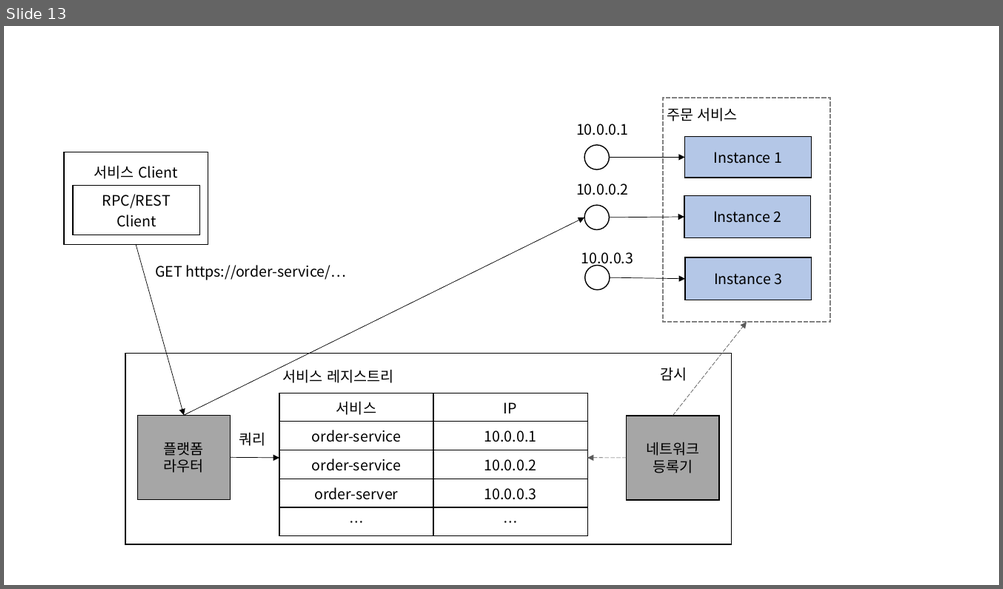
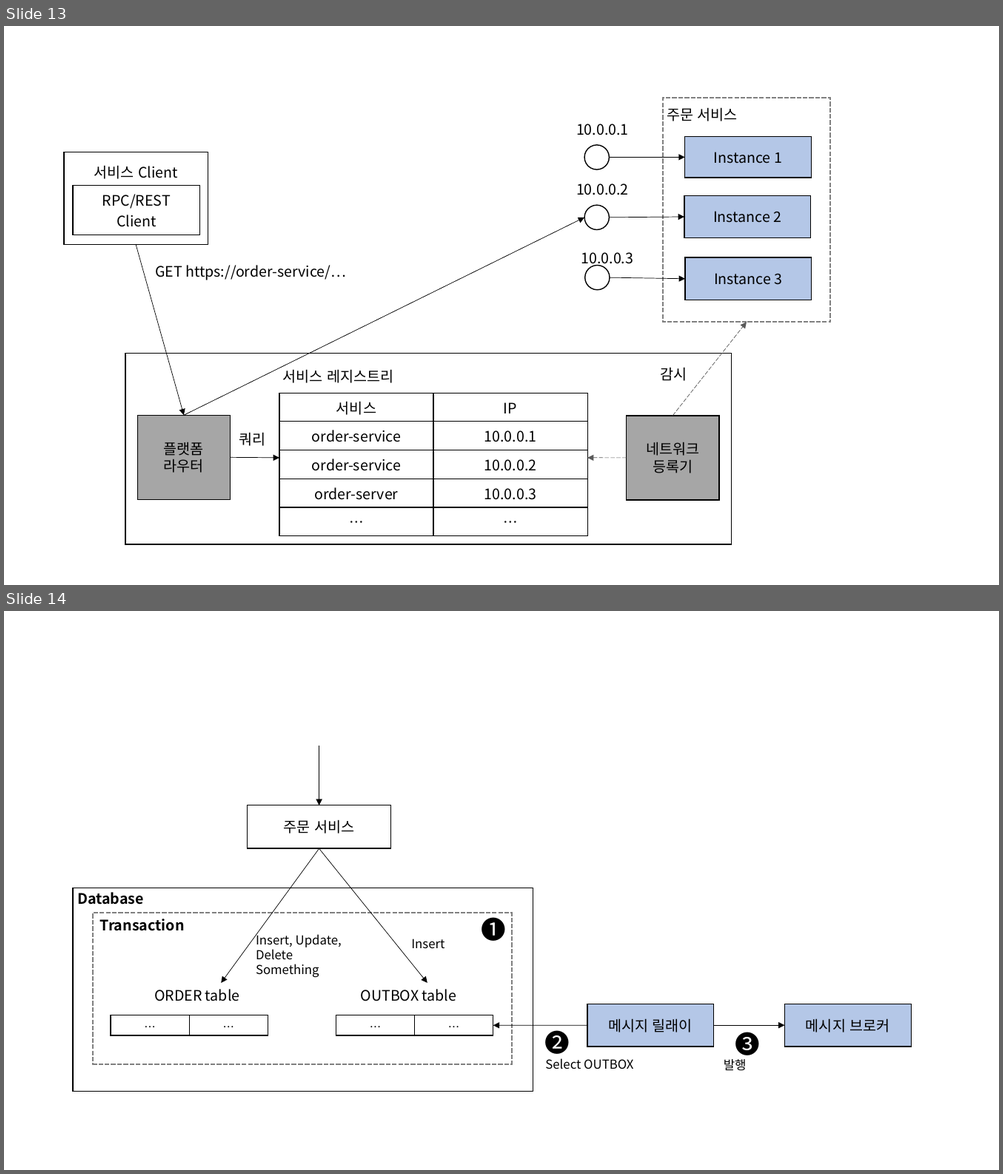
Before and after one commit to sanggi-wjg/my_study, a slide deck: MicroServiceArchitecture/data/msa_data.pptx. Shown one above the other, each under a label of ours: slide 13 before the commit, slides 13 and 14 after it. The pictures are 1003x589 and 1003x1174 pixels, drawn with LibreOffice and Linux fonts; fonts in the diff are those of the drawing. Boxes give left, top, right and bottom in pixels: in the first picture for what was removed or moved away, otherwise in the second. Text is boxed around its words. In the diff, an @@ line names an element or a change of style, - is before the commit and + after.

```diff
--- a/MicroServiceArchitecture/data/msa_data.pptx
+++ b/MicroServiceArchitecture/data/msa_data.pptx
@@ slide 14 added at [4,611,999,1170], background #FFFFFF @@
@@ arrow added from (318, 746) to (318, 806), #000000 0.5 pt @@
@@ rectangle added at [247,806,391,849], fill #FFFFFF, outline #000000 1 pt, 14 pt, text #000000 @@
+주문 서비스
@@ arrow added from (318, 849) to (221, 983), #000000 0.5 pt @@
@@ arrow added from (318, 849) to (427, 983), #000000 0.5 pt @@
@@ rectangle added at [73,888,533,1091], fill #FFFFFF, outline #000000 1 pt @@
@@ text added at [77,892,144,905], 14 pt, text #000000, bold @@
+Database
@@ rectangle added at [93,912,512,1064], outline #808080 1.5 pt dashed @@
@@ text added at [100,919,185,931], 14 pt, text #000000, bold @@
+Transaction
@@ text added at [481,913,506,945], 24 pt, text #000000 @@
+❶
@@ text added at [256,932,341,978], 12 pt, text #000000 @@
+Insert, Update,
+Delete
+Something
@@ text added at [411,939,444,949], 12 pt, text #000000 @@
+Insert
@@ text added at [154,989,240,1002], 14 pt, text #000000 @@
+ORDER table
@@ text added at [361,989,457,1002], 14 pt, text #000000 @@
+OUTBOX table
@@ rectangle added at [587,1004,714,1047], fill #B4C7E7, outline #000000 1 pt, 14 pt, text #000000 @@
+메시지 릴래이
@@ rectangle added at [785,1004,910,1047], fill #B4C7E7, outline #000000 1 pt, 14 pt, text #000000 @@
+메시지 브로커
@@ table added at [111,1015,267,1036], 1 rows, 2 columns @@
+… | …
@@ table added at [336,1015,492,1036], 1 rows, 2 columns @@
+… | …
@@ arrow added from (587, 1026) to (492, 1026), #000000 0.5 pt @@
@@ text added at [544,1031,569,1059], 24 pt, text #000000 @@
+❷
@@ arrow added from (714, 1026) to (785, 1026), #000000 0.5 pt @@
@@ text added at [734,1032,760,1061], 24 pt, text #000000 @@
+❸
@@ text added at [545,1059,633,1070], 12 pt, text #000000 @@
+Select OUTBOX
@@ text added at [723,1059,746,1071], 12 pt, text #000000 @@
+발행
```
Also in this commit, not shown: 3 other files.
